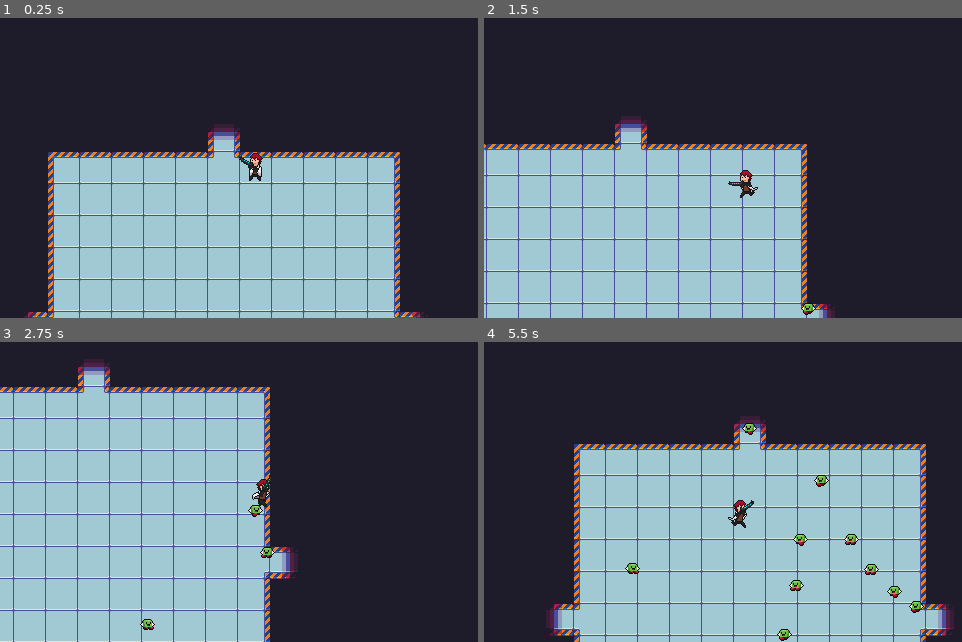
Above: before the commit, frames 1-4 (two rows, left to right).
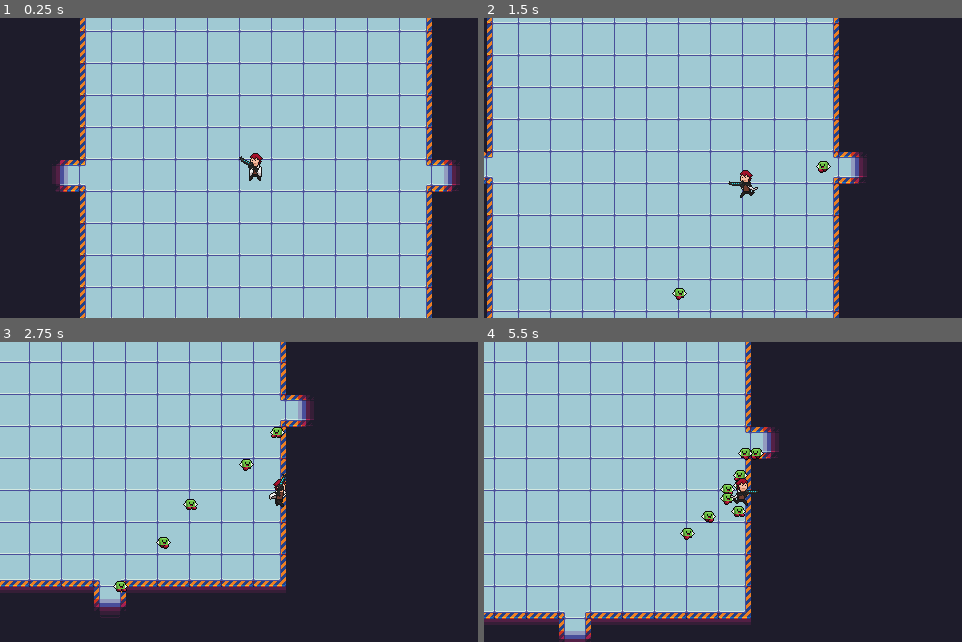
Above: after the commit, the same moments.

Repository: rockrick1/MAC0499-TCC
Game: Godot game, scene res://stages/arena2.tscn
Same seed, same stepped clock (60 frames per second), same inputs: the game is played once before the commit and once after it. This scene is started directly instead of the project's main scene.
Inputs (mouse positions are in pixels of both pictures, inside the frame that each line leads up to):
- Up to frame 1 (0.25 s): no input
- Up to frame 2 (1.5 s): move the mouse to (852, 153) at 0.52 s; hold Right (ui_right) 0.53-1.28 s; move the mouse to (636, 183) at 1.27 s; hold Down (ui_down) from 1.28 s (still down)
- Up to frame 3 (2.75 s): move the mouse to (305, 426) at 2.02 s; release Down (ui_down) at 2.03 s; hold Right (ui_right) from 2.03 s (still down)
- Up to frame 4 (5.5 s): move the mouse to (713, 552) at 2.77 s; release Right (ui_right) at 2.78 s; hold Up (ui_up) 2.78-3.53 s; move the mouse to (895, 537) at 3.52 s; hold Left (ui_left) 3.53-5.03 s; move the mouse to (584, 447) at 4.27 s; move the mouse to (766, 492) at 5.02 s; hold Down (ui_down) from 5.03 s (still down)

The runs differ from the first frame. In frame 1, 47% of the frame differs, in the area x 5-97%, y 0-100%; in frame 2, 43%; in frame 3, 32%; in frame 4, 65%, in the area x 0-99%, y 0-100%.

Commit message:
Add action recorder

Diff:
--- a/shooter/characters/character.gd
+++ b/shooter/characters/character.gd
@@ -1,12 +1,15 @@
 extends KinematicBody2D
 
-var MAX_RUN_SPEED = 2
+const MAX_RUN_SPEED = 2
 var RUN_SPEED = 0
 var RUN_ACC = 20
 var mot = Vector2(0,0)
 
-var pistol = preload("res://guns/pistol.tscn")
-var machinegun = preload("res://guns/machinegun.tscn")
+const pistol = preload("res://guns/pistol.tscn")
+const machinegun = preload("res://guns/machinegun.tscn")
+
+const ActionRecorder = preload("res://scripts/action_recorder.gd")
+onready var action_recorder = ActionRecorder.new()
 
 var guns = [pistol, machinegun]
 var gun_names = ["Pistol", "Machinegun"]
@@ -18,6 +21,7 @@
 
 # Called when the node enters the scene tree for the first time.
 func _ready():
+	action_recorder._ready()
 	change_gun(cur_gun)
 
 func prev_gun():
@@ -71,18 +75,27 @@
 	var dir = Vector2(0,0)
 	var moving = false
 
+	var data = {"type" : "movement", "info" : ""}
 	if Input.is_action_pressed("ui_left"):
 		moving = true
 		dir.x -= 1
-	if Input.is_action_pressed("ui_right"):
+		data.info = "Left"
+		action_recorder.write_data(data)
+	elif Input.is_action_pressed("ui_right"):
 		moving = true
 		dir.x += 1
+		data.info = "Right"
+		action_recorder.write_data(data)
 	if Input.is_action_pressed("ui_down"):
 		moving = true
 		dir.y += 1
-	if Input.is_action_pressed("ui_up"):
+		data.info += "Down"
+		action_recorder.write_data(data)
+	elif Input.is_action_pressed("ui_up"):
 		moving = true
 		dir.y -= 1
+		data.info += "Up"
+		action_recorder.write_data(data)
 
 	if moving:
 		$Sprite.set_animation("run")
@@ -105,3 +118,9 @@
 	if Input.is_action_just_pressed("ui_next"):
 		print(999)
 		next_gun()
+
+
+func _notification(what):
+	if (what == MainLoop.NOTIFICATION_WM_QUIT_REQUEST):
+		print ("You are quit!")
+		action_recorder.save()
--- /dev/null
+++ b/shooter/scripts/action_recorder.gd
@@ -0,0 +1,15 @@
+extends Node
+
+var f
+
+func _ready():
+	f = File.new()
+	print(111111111)
+	f.open("res://data/somefile.dat", File.WRITE)
+
+func write_data(data):
+	print(data.type + "-" + data.info)
+	f.store_string(data.type + "-" + data.info + "\n")
+
+func save():
+	f.close()
--- a/shooter/stages/arena2.tscn
+++ b/shooter/stages/arena2.tscn
@@ -17,7 +17,7 @@
 }
 
 [node name="Character" parent="." instance=ExtResource( 1 )]
-position = Vector2( 176, 80 )
+position = Vector2( 144, 232 )
 
 [node name="Camera2D" type="Camera2D" parent="Character"]
 rotating = true
Not shown, added: shooter/data/somefile.dat
Not shown, added: .gitignore.txt
Not shown, added: desktop.ini
